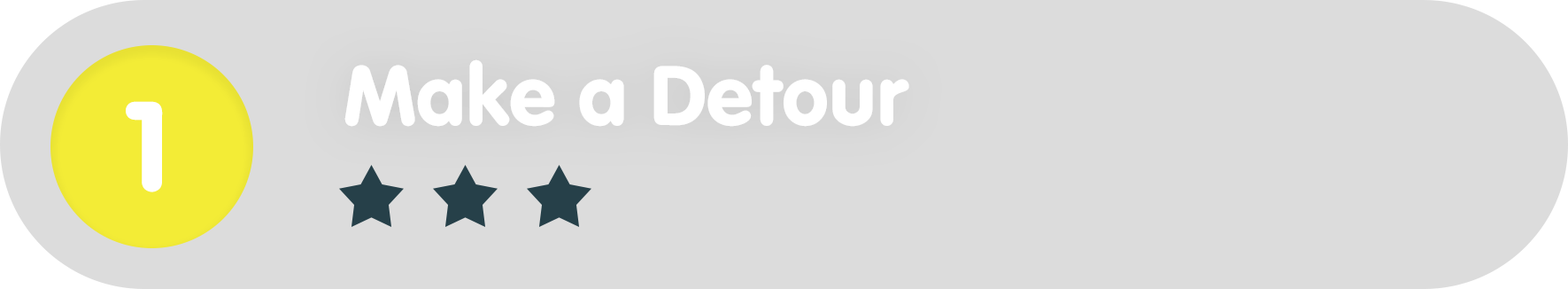
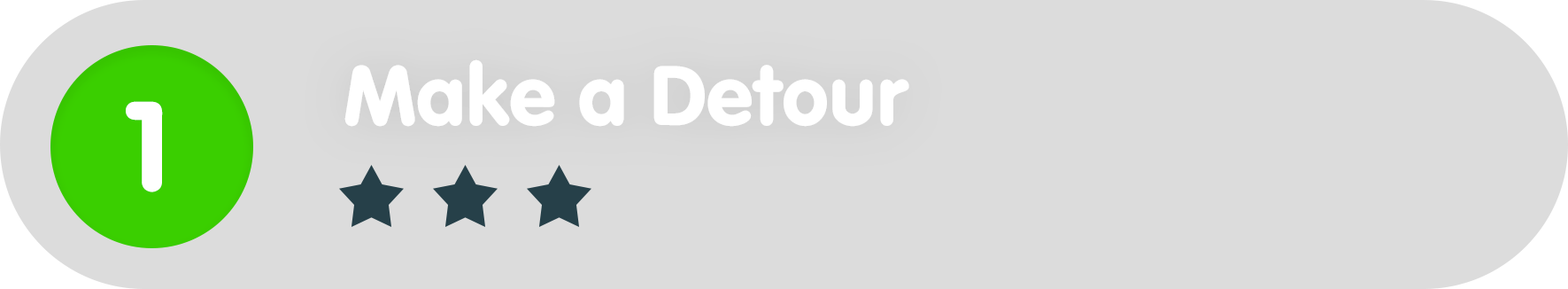
Revision of a layered 1568×289 image; what changed, layer by layer:
painted on "Ellipse_green" over [50, 45, 254, 248]
